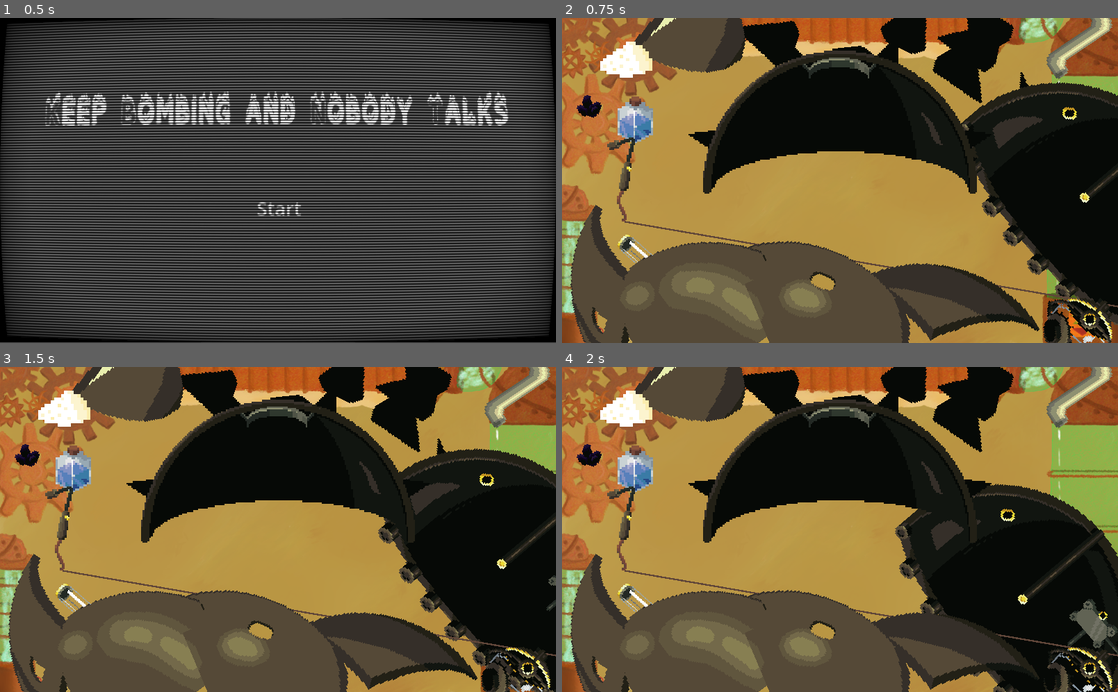
Above: before the commit, frames 1-4 (two rows, left to right).
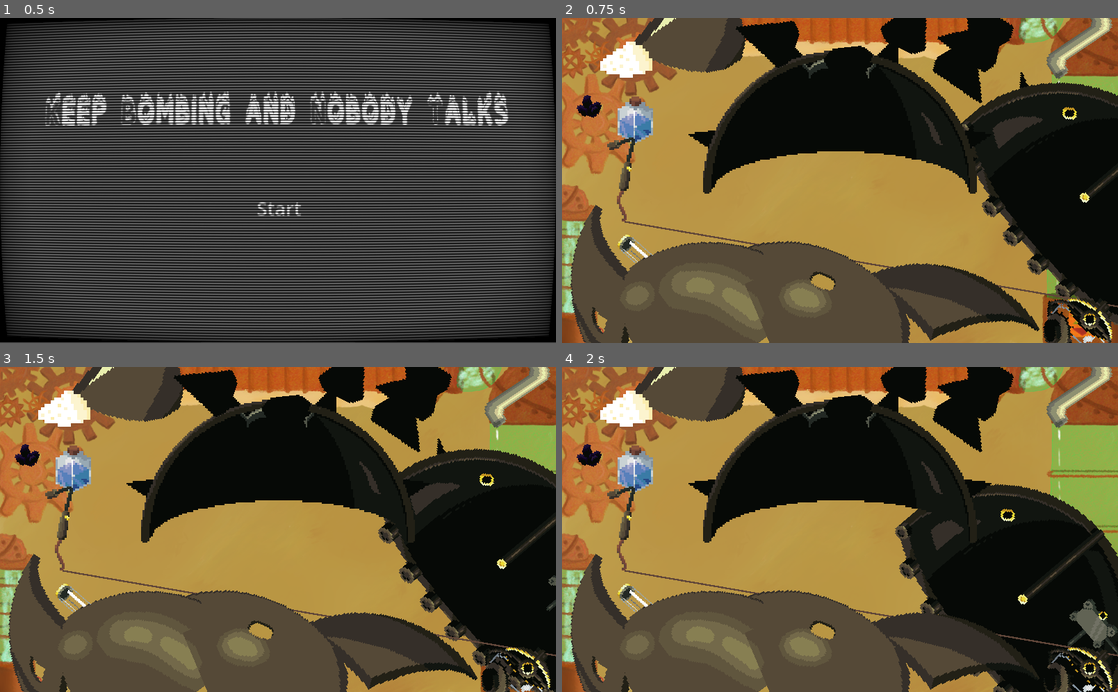
Above: after the commit, the same moments.

Repository: MarianPoirot/Gamejam-construire
Game: Godot game, scene res://Scenes/World/Opening.tscn
The game is run twice, just before and just after one commit, with the same random seed, the same clock (stepped at 60 frames per second) and the same inputs. Sound files missing from this copy of the repository are replaced by a short silence.
Inputs (mouse positions are in pixels of both pictures, inside the frame that each line leads up to):
- Up to frame 1 (0.5 s): no input
- Up to frame 2 (0.75 s): click "Start" at 0.5 s
- Up to frame 3 (1.5 s): tap Enter at 1.25 s; drag from (528, 542) to (467, 594) at 1.27 s
- Up to frame 4 (2 s): no input

Frame 1 is identical in both runs. In frame 2, 0.5% of the frame differs, in the area x 31-56%, y 2-75%; in frame 3, 0.5%; in frame 4, 0.5%.

Commit message:
Ajustemet_2

Diff:
--- a/Scenes/Pieces/meche.tscn
+++ b/Scenes/Pieces/meche.tscn
@@ -8,6 +8,7 @@
 height = 43.8406
 
 [node name="Meche" instance=ExtResource("1_tfx0f")]
+texture_filter = 1
 id = 28
 can_activate_ancre = true
 
--- a/Scenes/Pieces/pique.tscn
+++ b/Scenes/Pieces/pique.tscn
@@ -22,6 +22,7 @@
 position = Vector2(0, -57)
 
 [node name="Pique" type="Sprite2D" parent="." index="4"]
+z_index = 90
 texture_filter = 1
 position = Vector2(0, -57)
 scale = Vector2(3, 3)
Binary file changed: Assets/Sprites/Coque_Avant_droite.png
Binary file changed: Assets/Sprites/Coque_sépérieur_gauche.png
Not shown: 1 places in Scenes/Pieces/pique.tscn that only renumber resources
Not shown: 1 places in Scenes/World/Main.tscn that only renumber resources
